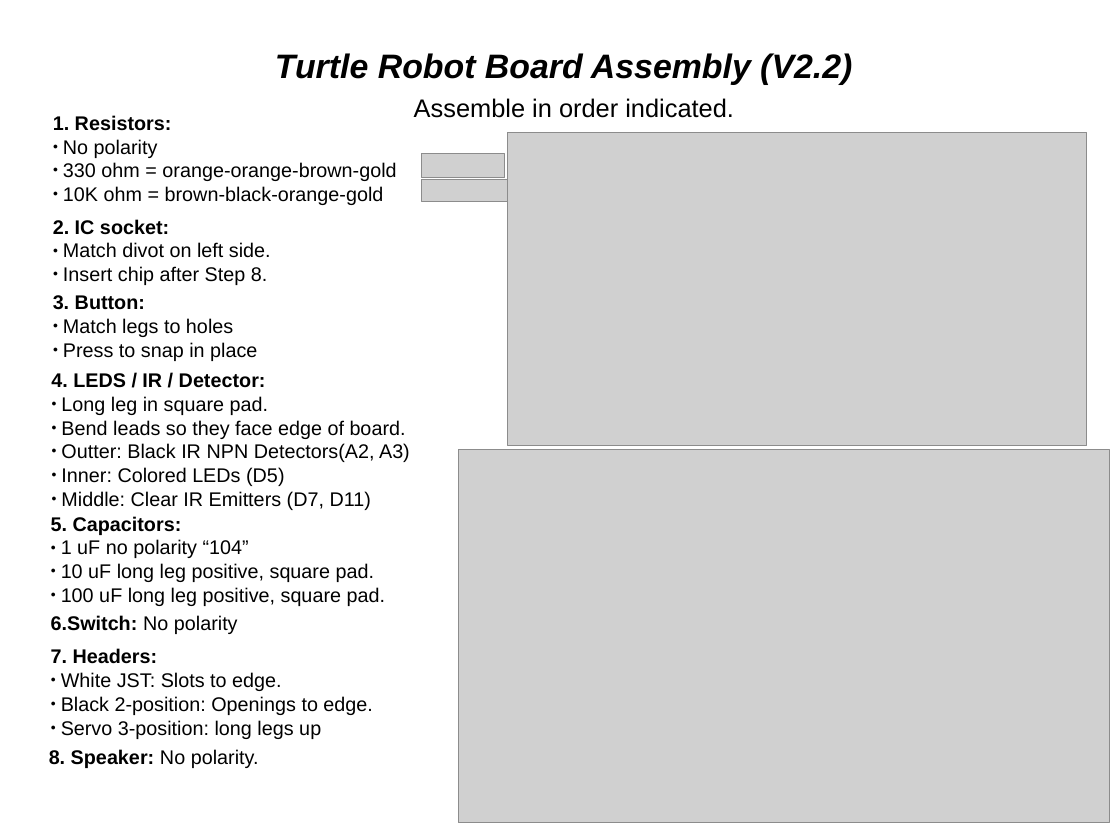
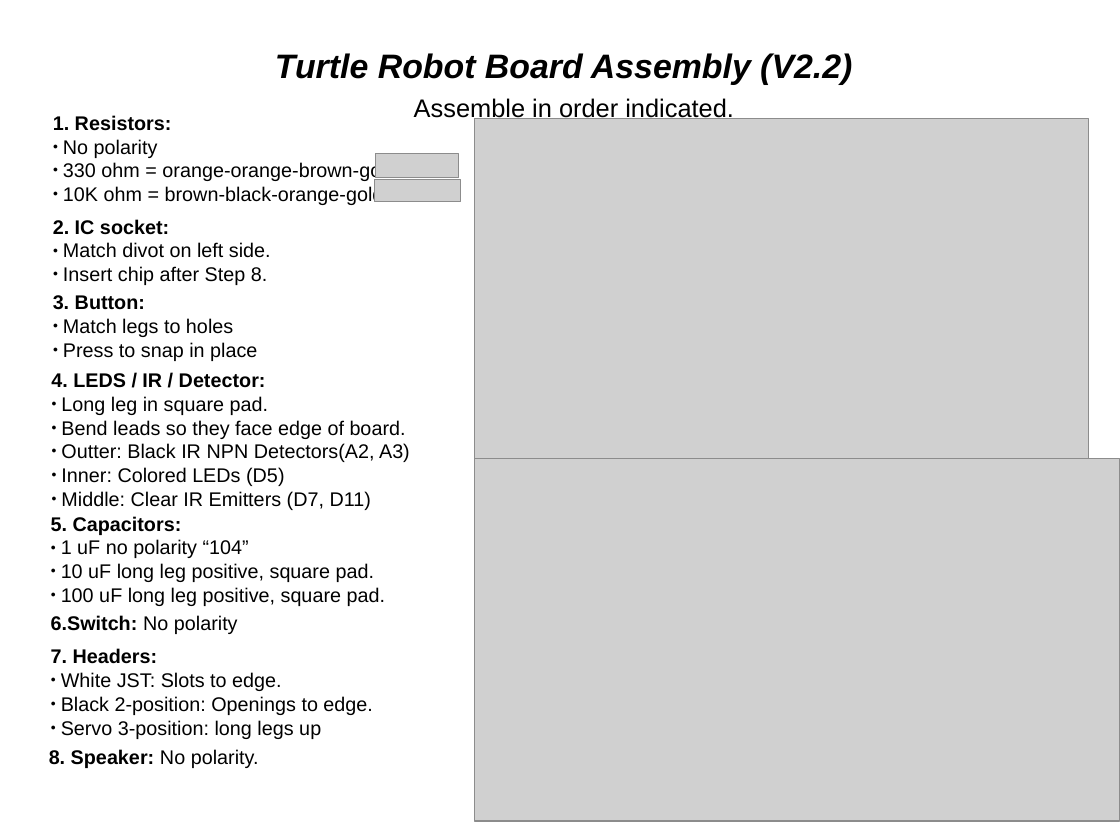
Before and after one commit to aspro648/OSTR, a slide deck: slide 1 of V2/docs/Turtle Robot Board Assembly V22.odp. Drawn at 1120x840 pixels with LibreOffice and Linux fonts; fonts in the diff are those of the drawing; grey boxes stand for pictures. Boxes give left, top, right and bottom in pixels: in the first picture for what was removed or moved away, otherwise in the second. Text is boxed around its words. In the diff, an @@ line names an element or a change of style, - is before the commit and + after.

```diff
--- a/V2/docs/Turtle Robot Board Assembly V22.odp
+++ b/V2/docs/Turtle Robot Board Assembly V22.odp
@@ picture: place and size @@
-picture at box(458, 449, 1110, 823)
+picture at box(475, 118, 1088, 459)
@@ picture: place and size @@
-picture at box(422, 154, 505, 179)
+picture at box(375, 154, 458, 179)
@@ picture: place and size @@
-picture at box(422, 180, 508, 202)
+picture at box(374, 180, 460, 202)
@@ picture: place and size @@
-picture at box(508, 132, 1087, 446)
+picture at box(475, 458, 1120, 821)
```
Also in this commit, not shown: 9 other files.
